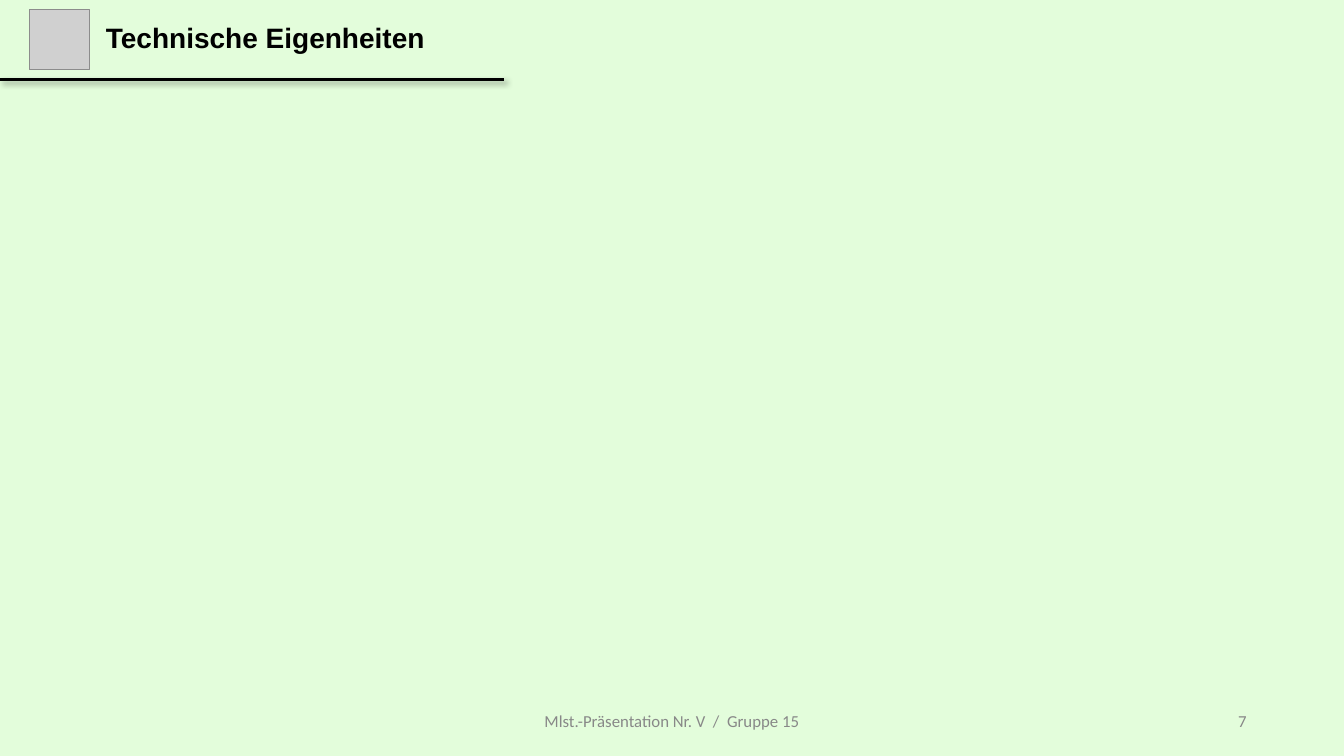
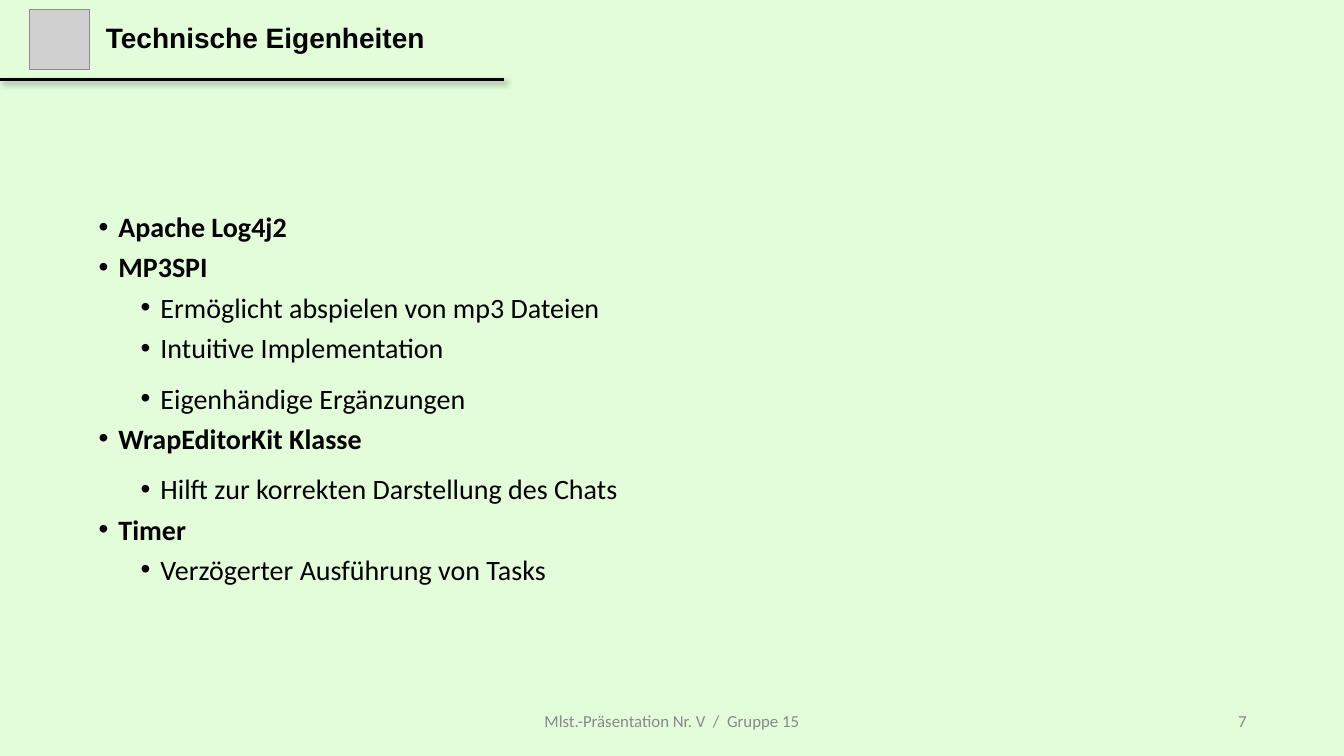
Before and after one commit to gjoyet/skipBo, a slide deck: slide 7 of 00_General/Presentation/MS 5/Presentation_Milestone_v_Master.pptx. Drawn at 1344x756 pixels with LibreOffice and Linux fonts; fonts in the diff are those of the drawing; grey boxes stand for pictures. Boxes give left, top, right and bottom in pixels: in the first picture for what was removed or moved away, otherwise in the second. Text is boxed around its words. In the diff, an @@ line names an element or a change of style, - is before the commit and + after.

```diff
--- a/00_General/Presentation/MS 5/Presentation_Milestone_v_Master.pptx
+++ b/00_General/Presentation/MS 5/Presentation_Milestone_v_Master.pptx
@@ text added at box(118, 217, 617, 585), 20 pt, text #000000 @@
+• Apache Log4j2
+• MP3SPI
+  • Ermöglicht abspielen von mp3 Dateien
+  • Intuitive Implementation
+  • Eigenhändige Ergänzungen
+• WrapEditorKit Klasse
+  • Hilft zur korrekten Darstellung des Chats
+• Timer
+  • Verzögerter Ausführung von Tasks
```
Also in this commit, not shown: 4 other slides changed.
